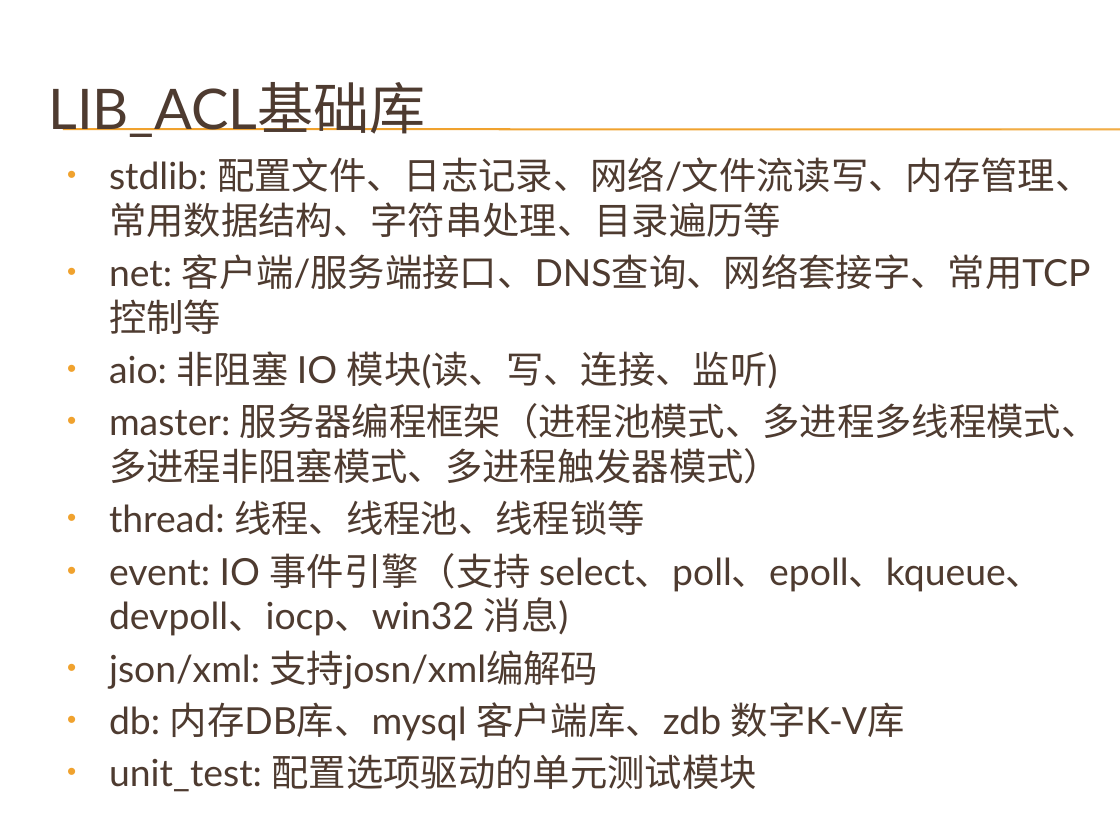
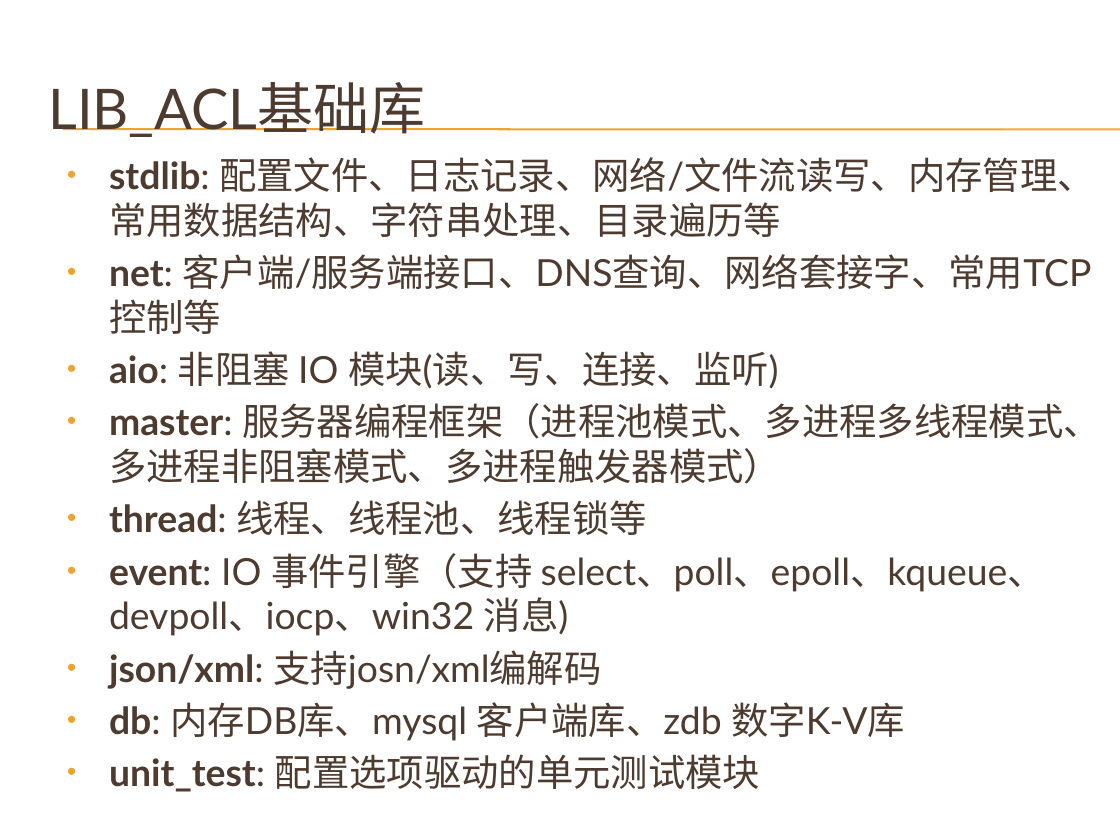
Before and after one commit to cnsuhao/developkit-acl, a slide deck: slide 7 of doc/acl.pptx. Drawn at 1120x840 pixels with LibreOffice and Linux fonts; fonts in the diff are those of the drawing; background and template pictures are left out. Boxes give left, top, right and bottom in pixels: in the first picture for what was removed or moved away, otherwise in the second. Text is boxed around its words. In the diff, an @@ line names an element or a change of style, - is before the commit and + after.

```diff
--- a/doc/acl.pptx
+++ b/doc/acl.pptx
@@ text "stdlib: 配置文件、日志记录、网络/文件流读写、内存管理、常用数据结构、字符串处理、目录遍历等" at <box>109,157,1101,792</box>: bold on in "stdlib:", "net:", "aio:", "master:" and 5 more places @@
```
Also in this commit, not shown: 8 other slides changed, 10 slides added.
